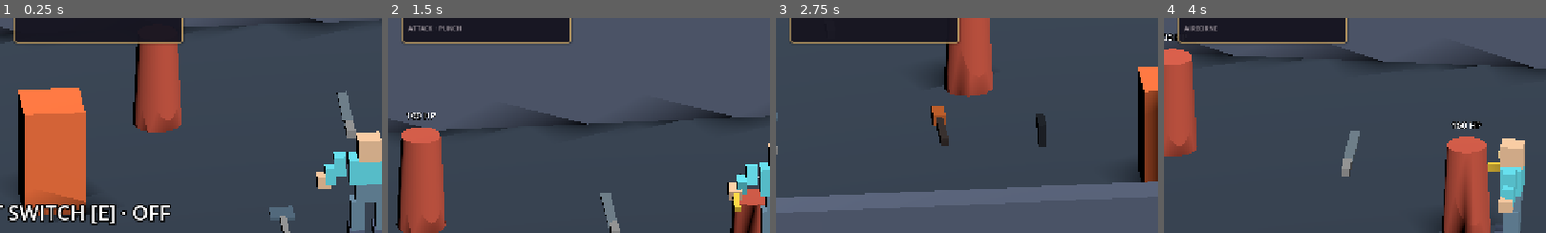
Above: before the commit, frames 1-4 (left to right).
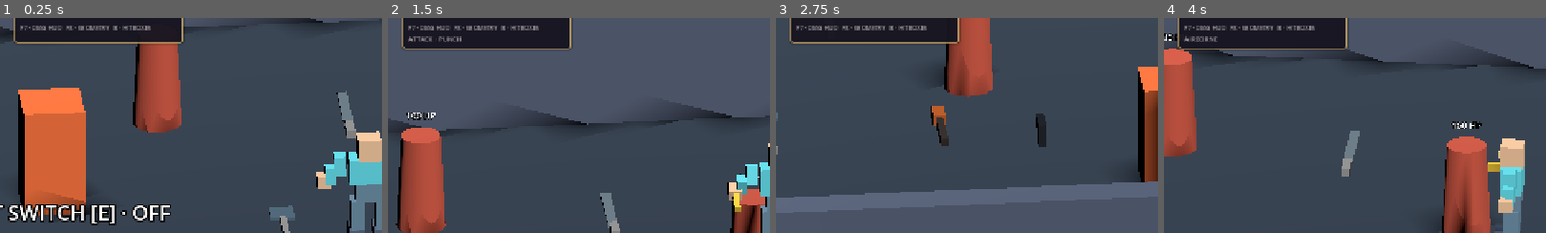
Above: after the commit, the same moments.

Repository: bravado/ACTION-5
Game: Godot game, scene res://demo/main.tscn
Two runs of this game, one before a commit and one after it. Both use one fixed random seed, a clock stepped at 60 frames per second and the inputs below.
Inputs (mouse positions are % of the whole screen's width and height, from its top left):
- Up to frame 1 (0.25 s): no input
- Up to frame 2 (1.5 s): tap Enter at 0.5 s; move the mouse to (72, 45) at 0.52 s; hold Right (actor_turn_right) 0.53-1.28 s; tap Ctrl (actor_crouch) at 0.6 s; click (72, 45) at 0.67 s; tap Space (actor_jump) at 0.77 s; move the mouse to (30, 55) at 1.27 s; hold S (move_down) from 1.28 s (still down); tap Alt (actor_dodge) at 1.35 s; click (30, 55) at 1.42 s
- Up to frame 3 (2.75 s): tap Space (actor_jump) at 1.52 s; move the mouse to (60, 28) at 2.02 s; release S (move_down) at 2.03 s; hold Right (actor_turn_right) from 2.03 s (still down); tap K (actor_kick) at 2.1 s; click (60, 28) at 2.17 s
- Up to frame 4 (4 s): move the mouse to (45, 70) at 2.77 s; release Right (actor_turn_right) at 2.78 s; hold W (move_up) 2.78-3.53 s; tap J (actor_punch) at 2.85 s; click (45, 70) at 2.92 s; tap Space (actor_jump) at 3.02, 3.77 s; move the mouse to (80, 65) at 3.52 s; hold Left (actor_turn_left) from 3.53 s (still down); hold Shift (actor_run) from 3.53 s (still down); click (80, 65) at 3.67 s
The pictures show only the part of the screen within x 0-50%, y 12-62%; the shares and areas given below are measured in that part.

The runs differ from the first frame. In frame 1, 0.5% of the frame differs, in the area x 5-40%, y 3-6%; in frame 2, 2.4%, in the area x 3-48%, y 3-15%; in frame 3, 0.5%; in frame 4, 2.2%.

Commit message:
feat(hud): show debug shortcuts in Vitality panel [full-e2e]

Diff:
--- a/demo/ui/hud.gd
+++ b/demo/ui/hud.gd
@@ -48,6 +48,7 @@
 
 func _ready() -> void:
     mouse_filter = Control.MOUSE_FILTER_IGNORE
+    $HealthPanel/Content/DiagnosticShortcuts.visible = OS.has_feature("debug")
     _notice_timer.timeout.connect(_notification_panel.hide)
     _camera_button.pressed.connect(func() -> void: settings_requested.emit())
     set_gameplay_visible(true)
--- a/demo/ui/hud.tscn
+++ b/demo/ui/hud.tscn
@@ -76,6 +76,13 @@
 theme_override_font_sizes/font_size = 10
 text = "H · HUD  F6 · HELP"
 vertical_alignment = 1
+
+[node name="DiagnosticShortcuts" type="Label" parent="HealthPanel/Content"]
+visible = false
+mouse_filter = 2
+theme_override_colors/font_color = Color(0.663, 0.627, 0.655, 1)
+theme_override_font_sizes/font_size = 10
+text = "F7 · DIAG HUD   F8 · GEOMETRY   B · HITBOXES"
 
 [node name="Status" type="Label" parent="HealthPanel/Content"]
 visible = false
--- a/demo/ui/hud_adapter.gd
+++ b/demo/ui/hud_adapter.gd
@@ -293,7 +293,8 @@
     instructions += "  • %s — toggle gameplay HUD    %s — open/close this guide (Esc also closes).\n" % [
         _binding(&"hud_toggle"), _binding(&"hud_help")
     ]
-    instructions += "  • Debug builds: F7 toggles diagnostics; B shows melee hitboxes.\n"
+    if OS.has_feature("debug"):
+        instructions += "  • F7: diagnostic HUD; F8: world geometry; B: melee hitboxes.\n"
 
     display.set_help_text(instructions)
     display.set_shortcut_hints(_binding(&"hud_toggle"), _binding(&"hud_help"))
--- a/tests/d09_hud_suite.gd
+++ b/tests/d09_hud_suite.gd
@@ -33,6 +33,7 @@
     var view_buttons := display.get_node("ViewButtonsPanel") as PanelContainer
     var view_panel := display.get_node("ViewPanel") as PanelContainer
     var camera_button := display.get_node("HealthPanel/Content/ShortcutRow/CameraSettings") as Button
+    var diagnostic_shortcuts := display.get_node("HealthPanel/Content/DiagnosticShortcuts") as Label
     var hp_bar := display.get("_health_bar") as ProgressBar
     var hp_text := display.get("_hp_text") as Label
     var objective := display.get("_objective") as Label
@@ -64,6 +65,15 @@
     verify.call(camera_button.text.contains("CAMERA SETTINGS") and camera_button.text.contains("C")
         and (display.get("_health_footer") as Label).text.contains("F6"),
         "Camera Settings, H HUD and F6 HELP are presented below Vitality")
+    verify.call(diagnostic_shortcuts.visible == OS.has_feature("debug")
+        and diagnostic_shortcuts.text.contains("F7 · DIAG HUD")
+        and diagnostic_shortcuts.text.contains("F8 · GEOMETRY")
+        and diagnostic_shortcuts.text.contains("B · HITBOXES")
+        and diagnostic_shortcuts.mouse_filter == Control.MOUSE_FILTER_IGNORE,
+        "D10 Vitality advertises all debug shortcuts without capturing input")
+    if OS.has_feature("debug"):
+        verify.call(hp_panel.get_global_rect().encloses(diagnostic_shortcuts.get_global_rect()),
+            "D10 diagnostic shortcut row fits inside Vitality")
     for slot in range(5):
         var button := selector.get_child(slot) as Button
         verify.call(button.text == expected_labels[slot]
@@ -94,6 +104,7 @@
             and view_buttons.visible,
             "Top-center camera selection follows real ViewManager changes")
         verify.call(hp_panel.position.is_equal_approx(health_pos)
+            and diagnostic_shortcuts.is_visible_in_tree() == OS.has_feature("debug")
             and objective_panel.position.is_equal_approx(objective_pos)
             and equip_panel.position.is_equal_approx(equip_pos)
             and display.get("_view").text.begins_with("%d" % (i + 1)),
@@ -198,6 +209,7 @@
     hide_key.pressed = true
     hud.call("_unhandled_input", hide_key)
     verify.call(not hp_panel.visible and not equip_panel.visible
+        and not diagnostic_shortcuts.is_visible_in_tree()
         and not objective_panel.visible and not view_buttons.visible,
         "D09-03 H hidden mode removes gameplay chrome")
     for i in range(5):
Not shown, changed: docs/debugging-and-validation.md
Not shown, changed: docs/ui.md
